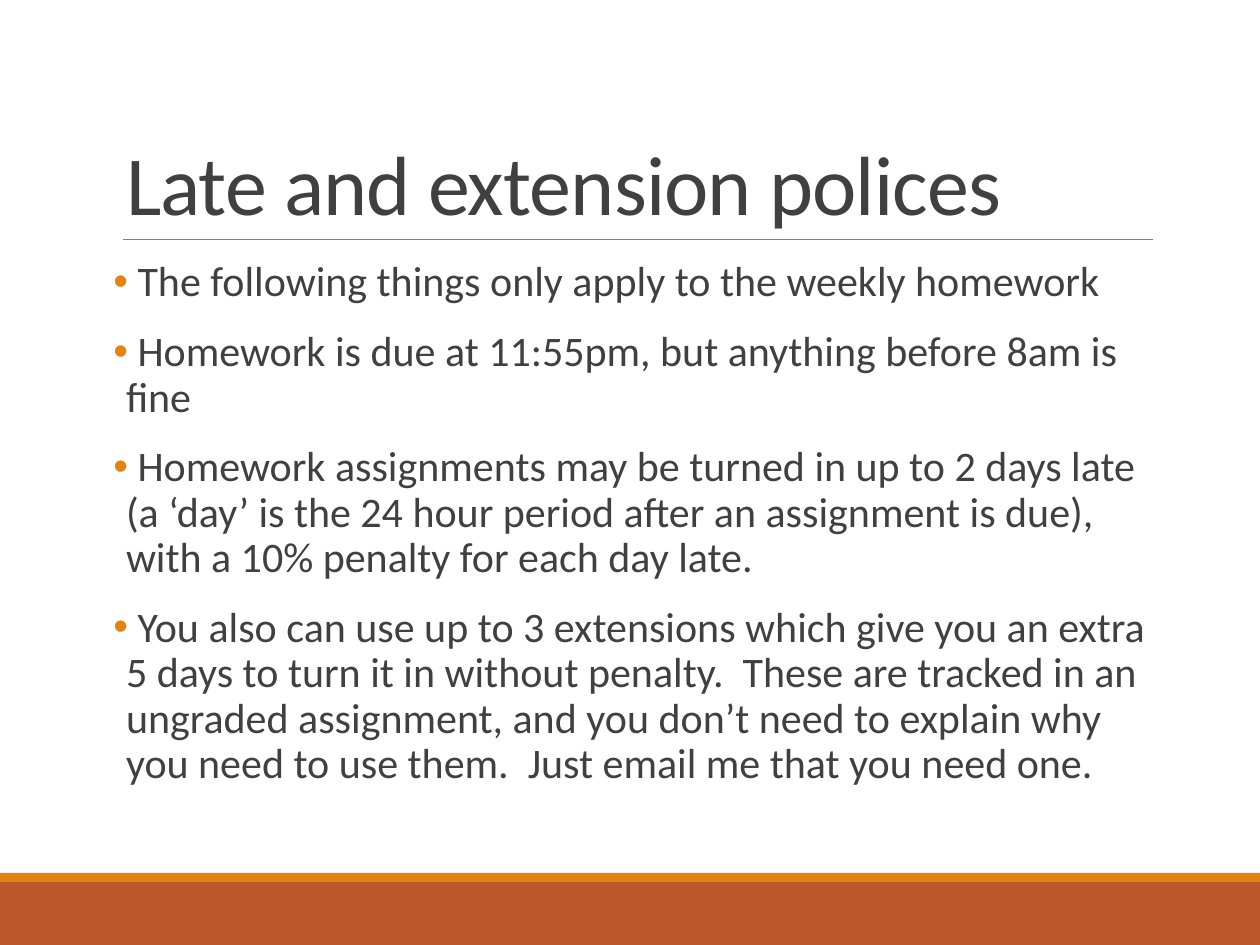
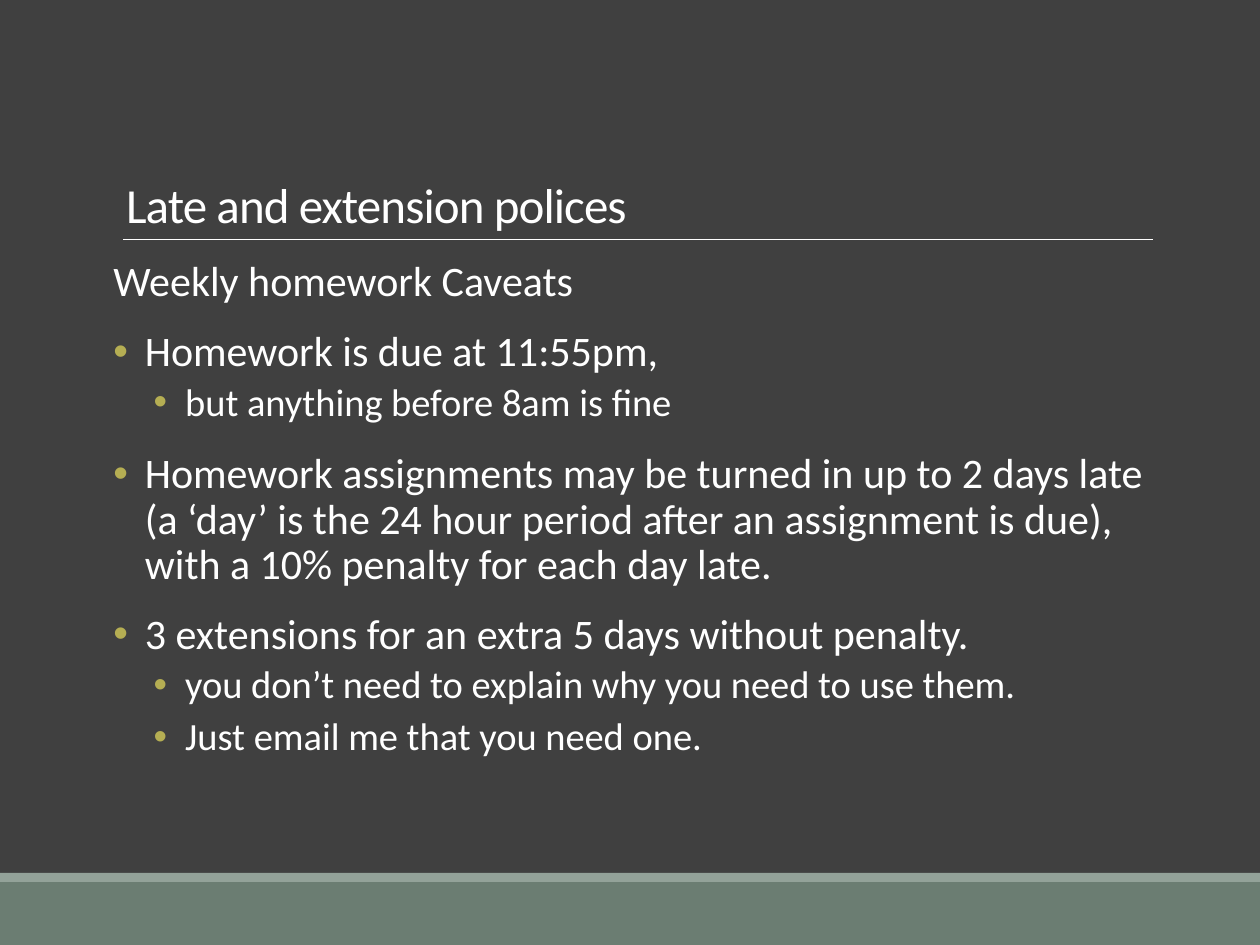
Before and after one commit to elliewix/IS-452-Spring2019, a slide deck: slide 10 of SUMMER2018-Lectures/IS452Fall2017Week01.pptx (slide 8 before the commit). Drawn at 1260x945 pixels with LibreOffice and Linux fonts; fonts in the diff are those of the drawing. Boxes give left, top, right and bottom in pixels: in the first picture for what was removed or moved away, otherwise in the second. Text is boxed around its words. In the diff, an @@ line names an element or a change of style, - is before the commit and + after.

```diff
--- a/SUMMER2018-Lectures/IS452Fall2017Week01.pptx
+++ b/SUMMER2018-Lectures/IS452Fall2017Week01.pptx
@@ background #FFFFFF to #404040 @@
@@ title "Late and extension polices" at (126, 189, 627, 231): size 48 to 28 pt, text colour #404040 to #FFFFFF @@
@@ line (123, 239) - (1153, 239): stroke #808080 0.5 pt to #FFFFFF 0.5 pt @@
@@ text at (113, 267, 672, 423): text changed; text colour #404040 to #FFFFFF @@
-• The following things only apply to the weekly homework
-• Homework is due at 11:55pm, but anything before 8am is fine
+Weekly homework Caveats
+• Homework is due at 11:55pm,
+  • but anything before 8am is fine
@@ text at (145, 459, 1143, 586): text colour #404040 to #FFFFFF in "Homework assignments may be turned in up ..."; indent changed; bullet colour #E48312 to #B5AE53 @@
@@ text at (145, 620, 1016, 756): text changed; size 24 to 22 pt; text colour #404040 to #FFFFFF @@
-• You also can use up to 3 extensions which give you an extra 5 days to turn it in without penalty. These are tracked in an ungraded assignment, and you don’t need to explain why you need to use them. Just email me that you need one.
+• 3 extensions for an extra 5 days without penalty.
+  • you don’t need to explain why you need to use them.
+  • Just email me that you need one.
@@ rectangle at (0, 882, 1260, 945): fill #BD582C to #6B7D72 @@
@@ rectangle at (0, 873, 1260, 882): fill #E48312 to #93A299 @@
```
Also in this commit, not shown: 41 other slides changed, 2 slides added, 1 other file.
